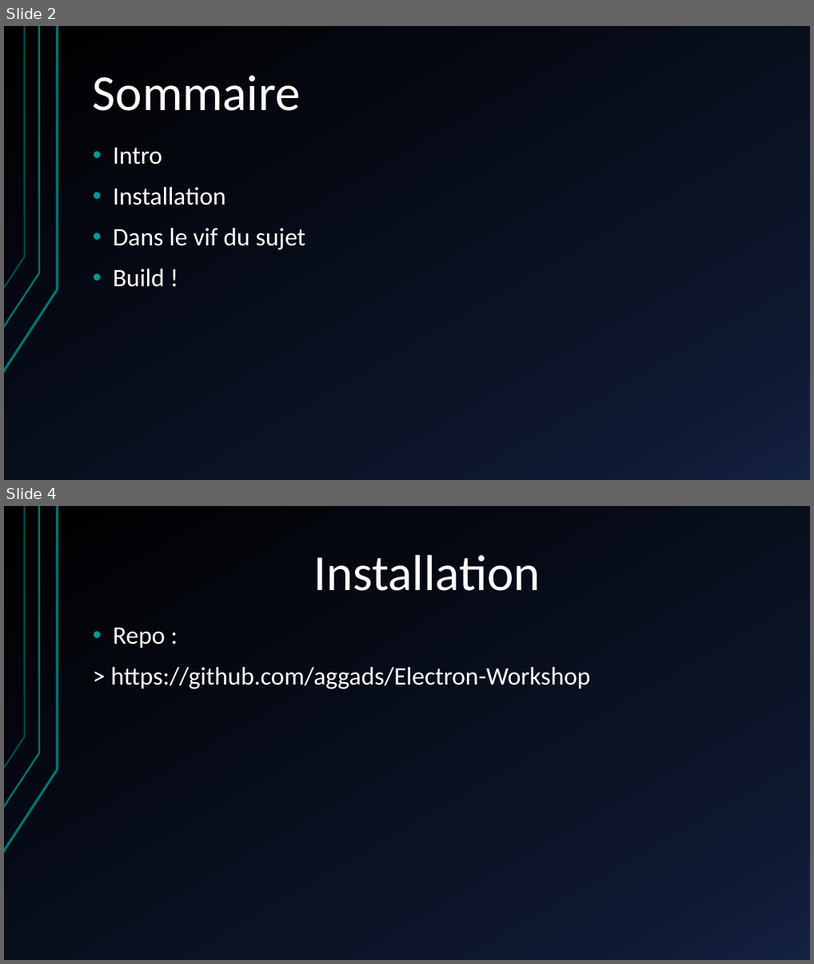
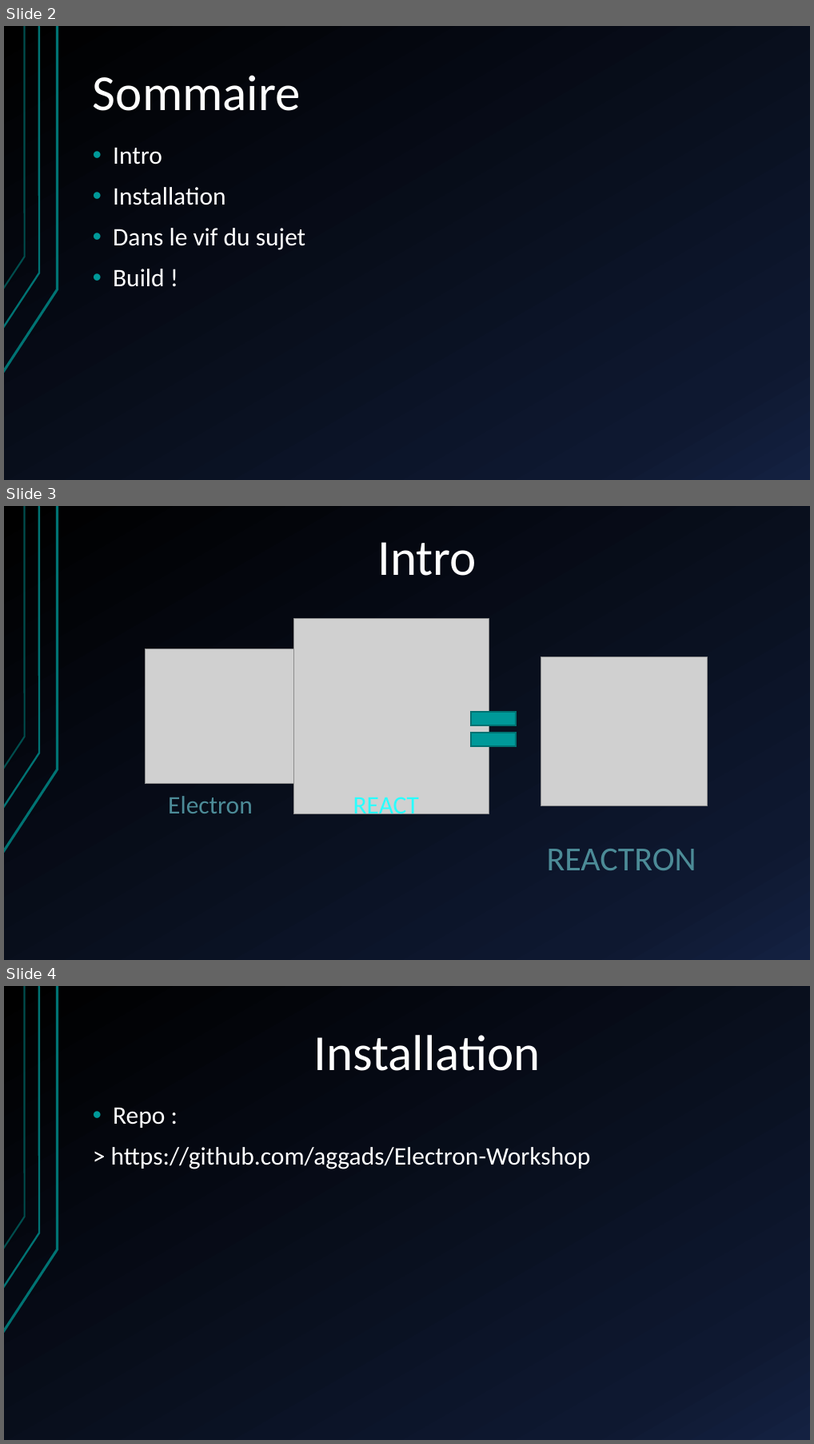
Before and after one commit to aggads/Electron-Workshop, a slide deck: Powerpoint/WorkShop Electron-React.pptx. Shown one above the other, each under a label of ours: slides 2 and 4 before the commit, slides 2, 3 and 4 after it; the slides between them are not shown. The pictures are 814x964 and 814x1444 pixels, drawn with LibreOffice and Linux fonts; fonts in the diff are those of the drawing; grey boxes stand for pictures. Boxes give left, top, right and bottom in pixels: in the first picture for what was removed or moved away, otherwise in the second. Text is boxed around its words. In the diff, an @@ line names an element or a change of style, - is before the commit and + after.

```diff
--- a/Powerpoint/WorkShop Electron-React.pptx
+++ b/Powerpoint/WorkShop Electron-React.pptx
@@ slide 3 added at (x1=4, y1=506, x2=810, y2=960), background gradient #000000 to #0F1931 to #142242; not listed: 3 template elements that a slide beside it also shows @@
@@ title added at (x1=378, y1=542, x2=477, y2=576), 60 pt, text #FFFFFF @@
+Intro
@@ picture added at (x1=294, y1=619, x2=489, y2=814) @@
@@ picture added at (x1=145, y1=649, x2=306, y2=784) @@
@@ picture added at (x1=541, y1=656, x2=707, y2=806) @@
@@ math equal added at (x1=463, y1=700, x2=524, y2=759), fill #009999, outline #007171 2 pt @@
@@ text added at (x1=168, y1=796, x2=253, y2=813), 30 pt, text #4C8B97 @@
+Electron
@@ text added at (x1=354, y1=796, x2=419, y2=819), 30 pt, text #29FFFF @@
+REACT
@@ text added at (x1=547, y1=848, x2=697, y2=870), 40 pt, text #4C8B97 @@
+REACTRON
```
Also in this commit, not shown: 3 slides changed, 1 slide removed, 5 other files.
